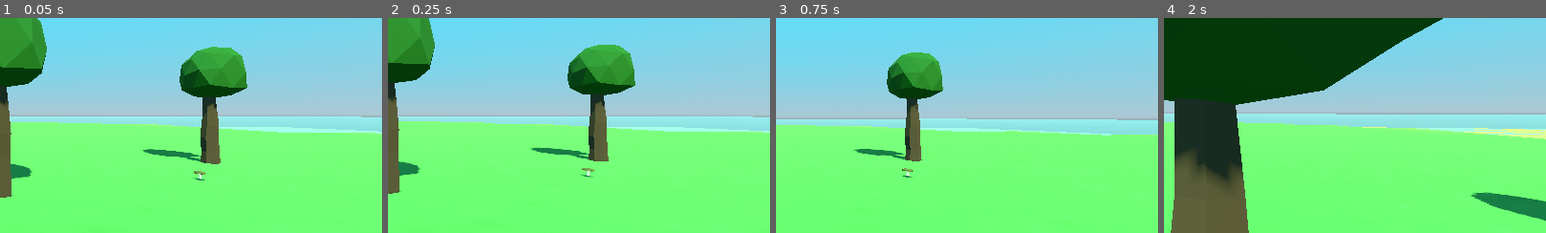
Above: before the commit, frames 1-4 (left to right).
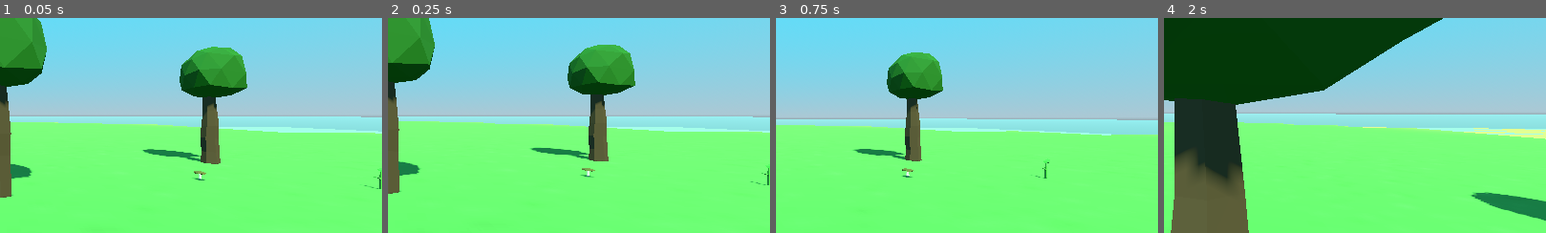
Above: after the commit, the same moments.

Repository: JulioEvencio/study-3d-godot
Game: Godot game, scene res://scenes/main.tscn
Two runs of this game, one before a commit and one after it. Both use one fixed random seed, a clock stepped at 60 frames per second and the inputs below.
Inputs (mouse positions are % of the whole screen's width and height, from its top left):
- Up to frame 1 (0.05 s): no input
- Up to frame 2 (0.25 s): no input
- Up to frame 3 (0.75 s): tap Enter at 0.5 s; move the mouse to (55, 50) at 0.52 s; hold W (move_forward) from 0.53 s (still down); tap E (interact) at 0.6 s
- Up to frame 4 (2 s): keep holding W (move_forward); tap Space (jump) at 0.77, 1.52 s; move the mouse to (45, 50) at 1.27 s; tap E (interact) at 1.35 s
The pictures show only the part of the screen within x 50-100%, y 28-78%; the shares and areas given below are measured in that part.

The runs differ from the first frame. In frame 1, less than 0.1% of the frame differs, in the area x 95-100%, y 70-80%; in frame 2, less than 0.1%; in frame 3, less than 0.1%; in frame 4, nothing differs.

Commit message:
added: plant

Diff:
--- /dev/null
+++ b/Study 3D Godot/scenes/interactable/pickuppable_plant.tscn
@@ -0,0 +1,21 @@
+[gd_scene load_steps=4 format=3 uid="uid://b5vj1dqqcjgan"]
+
+[ext_resource type="PackedScene" uid="uid://dh5qsx0ypmapa" path="res://scenes/interactable/pickuppable_template.tscn" id="1_5jsuf"]
+[ext_resource type="PackedScene" uid="uid://dhhw26luy5jsg" path="res://assets/meshes/plant.tscn" id="2_x5ihv"]
+
+[sub_resource type="CapsuleShape3D" id="CapsuleShape3D_pi3gr"]
+radius = 0.0307062
+height = 0.478881
+
+[node name="PickuppablePlant" instance=ExtResource("1_5jsuf")]
+
+[node name="Pickuppable" parent="." index="0"]
+transform = Transform3D(1, 0, 0, 0, 1, 0, 0, 0, 1, 0, 0.0112525, 0)
+item_key = 2
+prompt = "Pickup plant"
+
+[node name="CollisionShape3D" parent="Pickuppable" index="0"]
+transform = Transform3D(1, 0, 0, 0, 1, 0, 0, 0, 1, 0, 0.206465, 0)
+shape = SubResource("CapsuleShape3D_pi3gr")
+
+[node name="Plant" parent="." index="1" instance=ExtResource("2_x5ihv")]
--- a/Study 3D Godot/scenes/main.tscn
+++ b/Study 3D Godot/scenes/main.tscn
@@ -6,6 +6,7 @@
 [ext_resource type="PackedScene" uid="uid://nj8540jdimu7" path="res://scenes/player.tscn" id="4_fft35"]
 [ext_resource type="PackedScene" uid="uid://cfmwsl617jkxh" path="res://scenes/interactable/pickuppable_stone.tscn" id="5_0aedb"]
 [ext_resource type="PackedScene" uid="uid://bhl0rfxjqy6bx" path="res://scenes/interactable/pickuppable_stick.tscn" id="6_rviw5"]
+[ext_resource type="PackedScene" uid="uid://b5vj1dqqcjgan" path="res://scenes/interactable/pickuppable_plant.tscn" id="7_xgm37"]
 
 [sub_resource type="ProceduralSkyMaterial" id="ProceduralSkyMaterial_cpprl"]
 sky_top_color = Color(0.32549, 0.878431, 1, 1)
@@ -98,3 +99,15 @@
 
 [node name="PickuppableStick4" parent="." instance=ExtResource("6_rviw5")]
 transform = Transform3D(1, 0, 0, 0, 1, 0, 0, 0, 1, -15.4703, -4.76837e-07, 3.22473)
+
+[node name="PickuppablePlant" parent="." instance=ExtResource("7_xgm37")]
+transform = Transform3D(1, 0, 0, 0, 1, 0, 0, 0, 1, -4.4655, 4.76837e-07, -2.72002)
+
+[node name="PickuppablePlant2" parent="." instance=ExtResource("7_xgm37")]
+transform = Transform3D(1, 0, 0, 0, 1, 0, 0, 0, 1, 5.82861, -9.53674e-07, 3.07411)
+
+[node name="PickuppablePlant3" parent="." instance=ExtResource("7_xgm37")]
+transform = Transform3D(1, 0, 0, 0, 1, 0, 0, 0, 1, -3.97036, 9.53674e-07, 6.11111)
+
+[node name="PickuppablePlant4" parent="." instance=ExtResource("7_xgm37")]
+transform = Transform3D(1, 0, 0, 0, 1, 0, 0, 0, 1, 8.31717, -9.53674e-07, -6.11784)
--- a/Study 3D Godot/scripts/items/item_config.gd
+++ b/Study 3D Godot/scripts/items/item_config.gd
@@ -2,5 +2,6 @@
 
 enum keys {
 	Stick,
-	Stone
+	Stone,
+	Plant
 }
Not shown: 1 places in Study 3D Godot/scenes/main.tscn that only renumber resources
